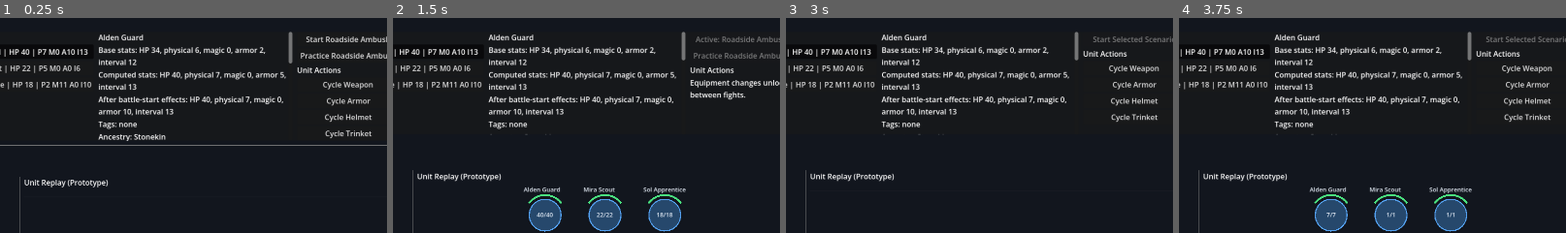
Above: before the commit, frames 1-4 (left to right).
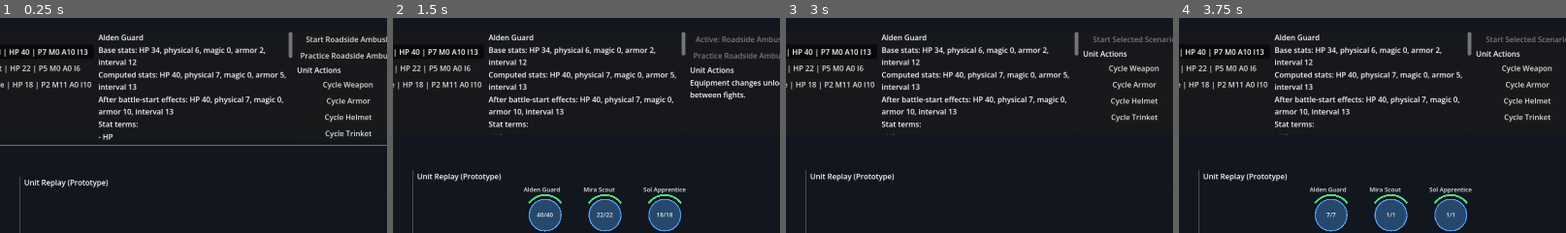
Above: after the commit, the same moments.

Repository: aqvm/clockwork-company
Game: Godot game, scene res://scenes/combat_test_scene.tscn
Two runs of this game, one before a commit and one after it. Both use one fixed random seed, a clock stepped at 60 frames per second and the inputs below.
Inputs:
- Up to frame 1 (0.25 s): no input
- Up to frame 2 (1.5 s): click "Start Roadside Ambush" at 0.5 s; click "Run Fight 1/3" at 1.25 s
- Up to frame 3 (3 s): click "Mods (0/3)" at 2 s; click "Loss Test" at 2.75 s
- Up to frame 4 (3.75 s): click "Run Fight 1/5" at 3.5 s
The pictures show only the part of the screen within x 47-97%, y 5-55%; the shares and areas given below are measured in that part.

The runs differ from the first frame. In frame 1, 0.5% of the frame differs, in the area x 25-76%, y 18-58%; in frame 2, 0.2%; in frame 3, 0.2%; in frame 4, 0.2%.

Commit message:
Add glossary tooltips

Diff:
--- a/clockwork-company/scripts/ui/combat_test_scene.gd
+++ b/clockwork-company/scripts/ui/combat_test_scene.gd
@@ -583,6 +583,8 @@
 func _connect_panel_tooltips(panel: Control) -> void:
 	if panel.has_signal("resource_tooltip_requested"):
 		panel.connect("resource_tooltip_requested", _on_panel_resource_tooltip_requested)
+	if panel.has_signal("glossary_tooltip_requested"):
+		panel.connect("glossary_tooltip_requested", _on_panel_glossary_tooltip_requested)
 	if panel.has_signal("tooltip_cleared"):
 		panel.connect("tooltip_cleared", _on_tooltip_exited)
 
@@ -595,6 +597,11 @@
 func _on_panel_runtime_tooltip_requested(_source: Control, snapshot: Dictionary) -> void:
 	if tooltip_presenter != null:
 		tooltip_presenter.show_runtime_unit(snapshot)
+
+
+func _on_panel_glossary_tooltip_requested(_source: Control, term: String) -> void:
+	if tooltip_presenter != null:
+		tooltip_presenter.show_glossary_term(term)
 
 
 func _bind_resource_tooltip(control: Control, resource) -> void:
--- a/clockwork-company/scripts/ui/resource_tooltip_builder.gd
+++ b/clockwork-company/scripts/ui/resource_tooltip_builder.gd
@@ -45,6 +45,20 @@
 	return _with_source_note("%s\nTeam: %s\nHP: %d/%d\nAction interval: %d\nNext action in: %.1f" % [name, team, hp, max_hp, action_interval, remaining], "Source: runtime combat state")
 
 
+static func text_for_glossary_term(term: String) -> String:
+	var key := term.to_lower()
+	var definitions := {
+		"hp": "HP\nCurrent and maximum health. A unit is defeated when HP reaches 0.",
+		"armor": "Armor\nReduces physical damage. Temporary guard armor is added on top of base battle armor.",
+		"action interval": "Action Interval\nLower values act sooner. After a unit acts, its next action is scheduled by adding this interval.",
+		"physical damage": "Physical Damage\nThe base damage used by normal attacks and non-magic damage sources. Armor reduces it.",
+		"magic damage": "Magic Damage\nThe base damage used by magic-tagged actions and effects. It currently ignores armor.",
+		"guard": "Guard\nA defensive action that grants temporary armor until the guarding unit's next turn.",
+		"cooldown": "Cooldown\nA runtime wait on an ability or feature before it can trigger again.",
+	}
+	return _with_source_note(String(definitions.get(key, term)), "Source: rules glossary")
+
+
 static func _unit_text(unit: UnitDefinition) -> String:
 	var lines: Array[String] = []
 	lines.append(_title(unit))
--- a/clockwork-company/scripts/ui/tooltip_presenter.gd
+++ b/clockwork-company/scripts/ui/tooltip_presenter.gd
@@ -57,6 +57,10 @@
 	show_text(ResourceTooltipBuilderScript.text_for_runtime_unit(snapshot))
 
 
+func show_glossary_term(term: String) -> void:
+	show_text(ResourceTooltipBuilderScript.text_for_glossary_term(term))
+
+
 func show_text(text: String) -> void:
 	if text.is_empty():
 		hide_tooltip()
--- a/clockwork-company/scripts/ui/unit_detail_panel.gd
+++ b/clockwork-company/scripts/ui/unit_detail_panel.gd
@@ -4,6 +4,7 @@
 const PlanningStatPreviewScript := preload("res://scripts/ui/planning_stat_preview.gd")
 
 signal resource_tooltip_requested(source: Control, resource: Resource)
+signal glossary_tooltip_requested(source: Control, term: String)
 signal tooltip_cleared
 
 var content: VBoxContainer = null
@@ -33,6 +34,7 @@
 	var skipped_items: Array = preview.get("skipped_items", [])
 	if not skipped_items.is_empty():
 		_add_plain_text("Skipped equipment: %s" % _join_values(skipped_items, ", "))
+	_add_stat_glossary_rows()
 	_add_plain_text("Tags: %s" % _join_values(unit.tags, ", "))
 	_add_resource_text(unit.ancestry, "Ancestry: %s" % _resource_display_name(unit.ancestry))
 	if unit.ancestry != null:
@@ -99,12 +101,30 @@
 	return label
 
 
+func _add_glossary_text(term: String) -> Label:
+	var label := _add_plain_text("- %s" % term)
+	label.mouse_filter = Control.MOUSE_FILTER_STOP
+	label.mouse_entered.connect(_on_glossary_mouse_entered.bind(label, term))
+	label.mouse_exited.connect(_on_resource_mouse_exited)
+	return label
+
+
+func _add_stat_glossary_rows() -> void:
+	_add_plain_text("Stat terms:")
+	for term in ["HP", "Physical Damage", "Magic Damage", "Armor", "Action Interval", "Guard", "Cooldown"]:
+		_add_glossary_text(term)
+
+
 func _on_resource_mouse_entered(source: Control, resource: Resource) -> void:
 	resource_tooltip_requested.emit(source, resource)
 
 
 func _on_resource_mouse_exited() -> void:
 	tooltip_cleared.emit()
+
+
+func _on_glossary_mouse_entered(source: Control, term: String) -> void:
+	glossary_tooltip_requested.emit(source, term)
 
 
 func _clear_content() -> void:
Not shown, changed: LEARNING_LOG.md
Not shown, changed: TODO.md
